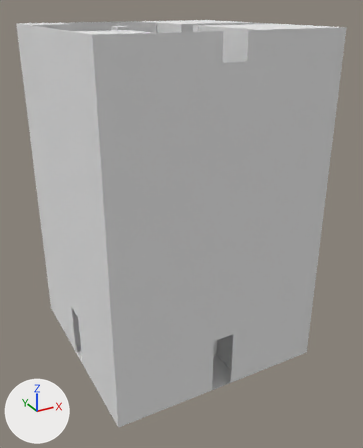
A saved change to the OBJ model Assets/Resources/Models/Rooms-M/Room_3.obj.
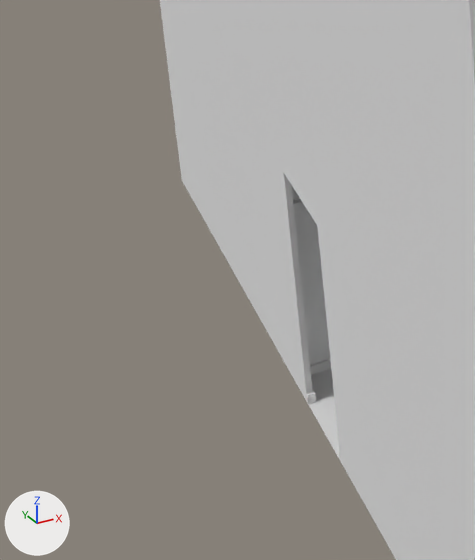
The first picture shows the older version from a 50 mm camera at (-10.21, -19.8, 15.83) aimed at (0.21, -0.85, 6.36). The close-ups show both versions on the part from 4% to 30% of the width and 61% to 86% of the height of that picture; other places that the commit changed are outside them. The axes (+X, +Y, +Z) are drawn at lower left. The lights are the same throughout. Where no turn or scale is listed for an object, it has been applied to the vertices.

Names of what the first close-up shows: 'Plane.758_Plane.445', 'Plane.759_Plane.446', 'Plane.768_Plane.453', 'Plane.770_Plane.454', 'Plane.781_Plane.463'.
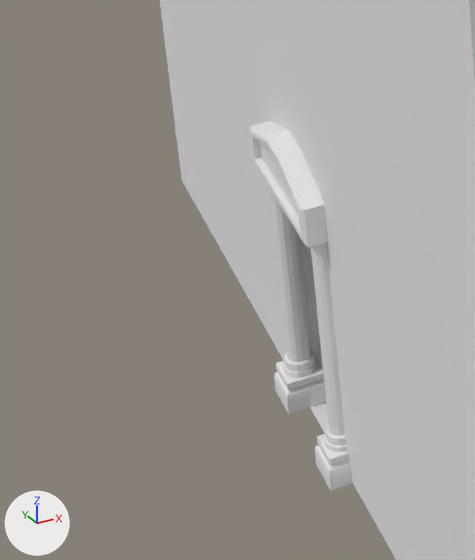
Changed parts and their boxes [x1, y1, x2, y2] in the close-ups (475 x 560 px; the box of a moved part takes in the faces that stretch with it):
'Cube.229_Cube.073', added
    after: [250, 121, 328, 248]
'Cylinder.135_Cylinder.087', added
    after: [269, 188, 317, 378]
'Cylinder.136_Cylinder.088', added
    after: [311, 243, 348, 453]
'Cube.230_Cube.074', added
    after: [274, 355, 326, 414]
'Cube.231_Cube.075', added
    after: [315, 433, 352, 491]
part 1 of me_plane_758_plane_445, moved or reshaped
    before: [266, 0, 358, 492]
    after: [265, 0, 358, 492]

The change in detail:
me_plane_758_plane_445 has 147 vertices, 139 faces and spans x -5.0..-3.0, y -1.0..1.0, z 0.0..15.0.
me_plane_758_plane_445 is used by ob_plane_758_plane_445; location (0.0, 0.0, 0.0).
Before the commit, vertices of me_plane_758_plane_445: 43 (-4.9, -0.5, 2.0), 56 (-5.0, -0.5, 2.0) at pixel (323, 286), 89 (-5.0, -0.5, 0.1) at pixel (339, 453), 90 (-4.9, -0.5, 0.1), 141 (-5.0, -0.5, 2.7) at pixel (317, 225).
Before the commit, vertices of me_plane_758_plane_445: 142 (-4.9, -0.5, 2.7).
Part 1, on me_plane_758_plane_445:
Vertices 43, 56, 89, 90, 141, 142 of me_plane_758_plane_445 move by (0.0, -0.1, 0.0).
Mesh me_cylinder_136_cylinder_088 is new.
It has 112 vertices, 100 faces and spans x -5.16..-4.84, y -0.79..-0.47, z 0.31..2.89.
It uses material mat_none (white #e7e7e7).
Mesh me_cylinder_135_cylinder_087 is new.
It has 112 vertices, 100 faces and spans x -5.16..-4.84, y 0.48..0.8, z 0.31..2.89.
It uses material mat_none (white #e7e7e7).
Mesh me_cube_231_cube_075 is new.
It has 24 vertices, 22 faces and spans x -5.214..-4.786, y -0.848..-0.42, z -0.006..0.331.
It uses material mat_none (white #e7e7e7).
Mesh me_cube_230_cube_074 is new.
It has 24 vertices, 22 faces and spans x -5.214..-4.786, y 0.423..0.851, z -0.006..0.331.
It uses material mat_none (white #e7e7e7).
Mesh me_cube_229_cube_073 is new.
It has 40 vertices, 38 faces and spans x -5.21..-4.93, y -0.8..0.8, z 2.67..3.3.
It uses material mat_none (white #e7e7e7).
Object 'Cylinder.136_Cylinder.088' (ob_cylinder_136_cylinder_088) is new; it shows me_cylinder_136_cylinder_088.
Its location is (0.0, 0.0, 0.0).
Object 'Cylinder.135_Cylinder.087' (ob_cylinder_135_cylinder_087) is new; it shows me_cylinder_135_cylinder_087.
Its location is (0.0, 0.0, 0.0).
Object 'Cube.231_Cube.075' (ob_cube_231_cube_075) is new; it shows me_cube_231_cube_075.
Its location is (0.0, 0.0, 0.0).
Object 'Cube.230_Cube.074' (ob_cube_230_cube_074) is new; it shows me_cube_230_cube_074.
Its location is (0.0, 0.0, 0.0).
Object 'Cube.229_Cube.073' (ob_cube_229_cube_073) is new; it shows me_cube_229_cube_073.
Its location is (0.0, 0.0, 0.0).
